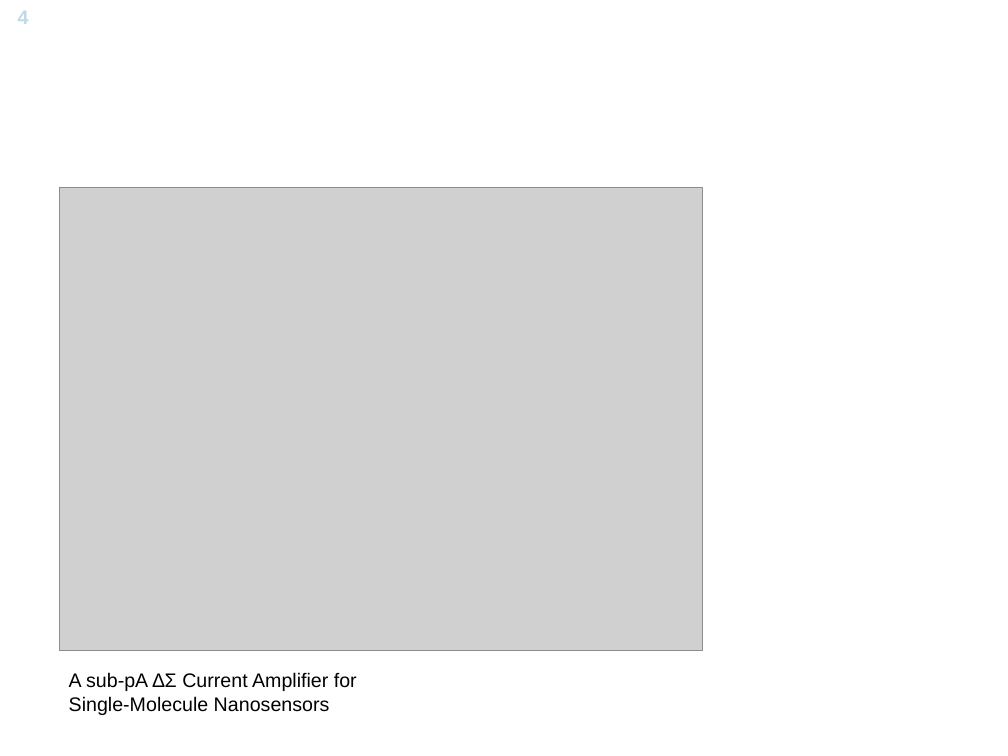
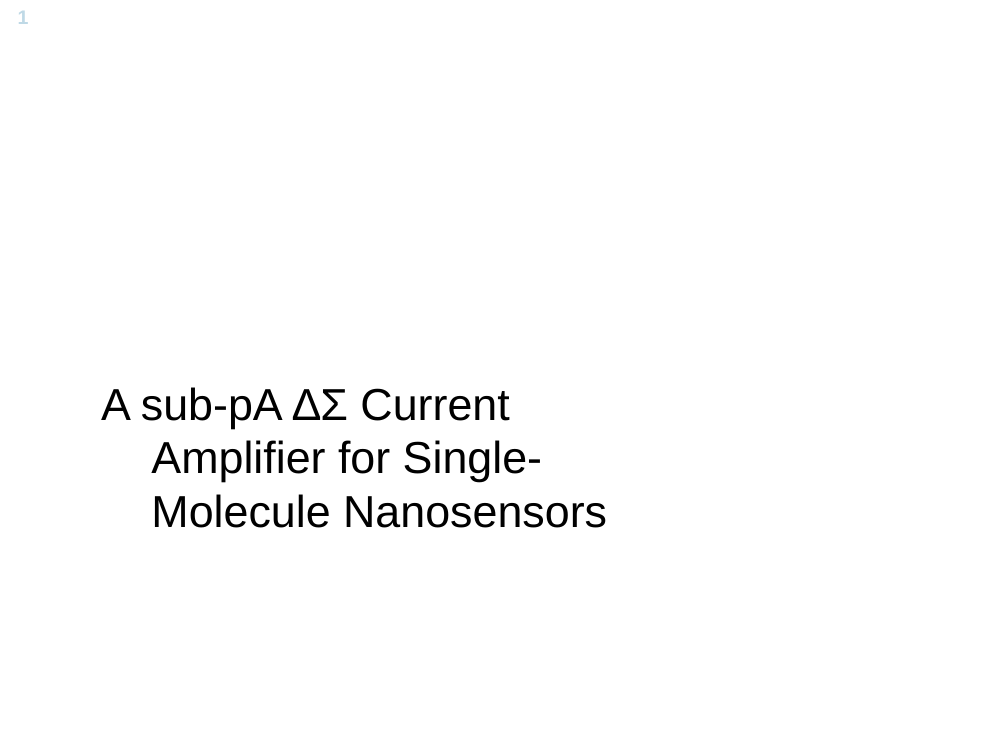
Before and after one commit to Yuav/solcelle, a slide deck: slide 1 of A Sub-pA delta-sigma Current Amplifier for Single-Molecule Nanosesnsors.ppt (slide 4 before the commit). Drawn at 1008x756 pixels with LibreOffice and Linux fonts; fonts in the diff are those of the drawing; grey boxes stand for pictures; background and template pictures are left out. Boxes give left, top, right and bottom in pixels: in the first picture for what was removed or moved away, otherwise in the second. Text is boxed around its words. In the diff, an @@ line names an element or a change of style, - is before the commit and + after.

```diff
--- a/A Sub-pA delta-sigma Current Amplifier for Single-Molecule Nanosesnsors.ppt
+++ b/A Sub-pA delta-sigma Current Amplifier for Single-Molecule Nanosesnsors.ppt
@@ page number at [18, 11, 29, 24]: text changed @@
-4
+1
@@ picture removed at [59, 187, 703, 651] @@
@@ text "A sub-pA ∆Σ Current Amplifier ...": place and size @@
-text "A sub-pA ∆Σ Current Amplifier ..." at [69, 672, 357, 715]
+text "A sub-pA ∆Σ Current Amplifier ..." at [101, 387, 607, 528]
@@ text "A sub-pA ∆Σ Current Amplifier ..." at [101, 387, 607, 528]: size 14 to 32 pt; indent changed @@
```
Also in this commit, not shown: 4 other slides changed, 4 slides added, 1 slide removed, 3 other files.
